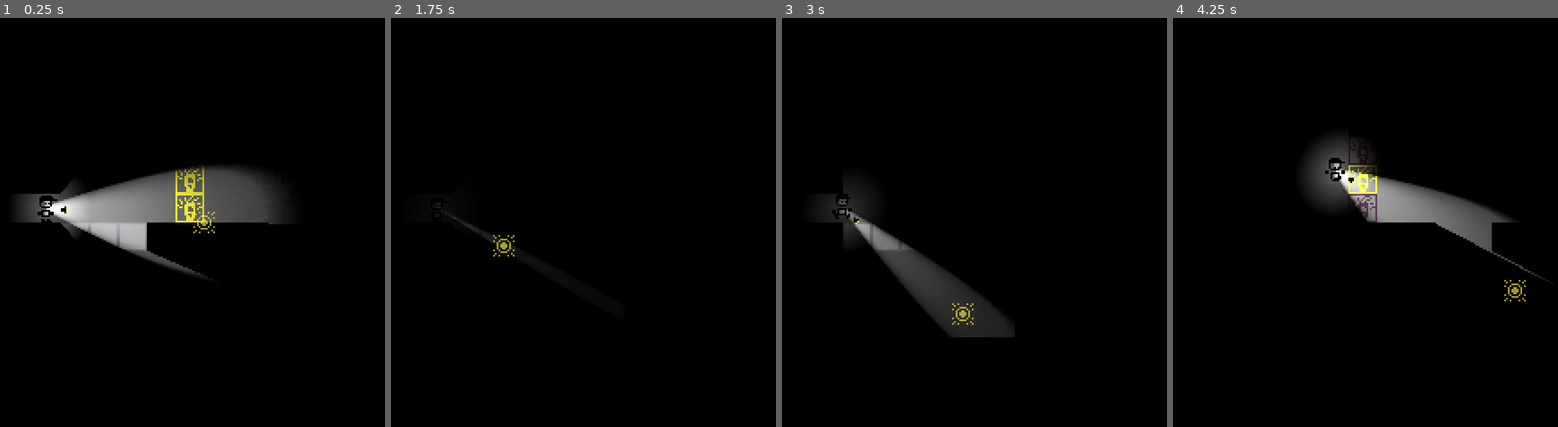
Above: before the commit, frames 1-4 (left to right).
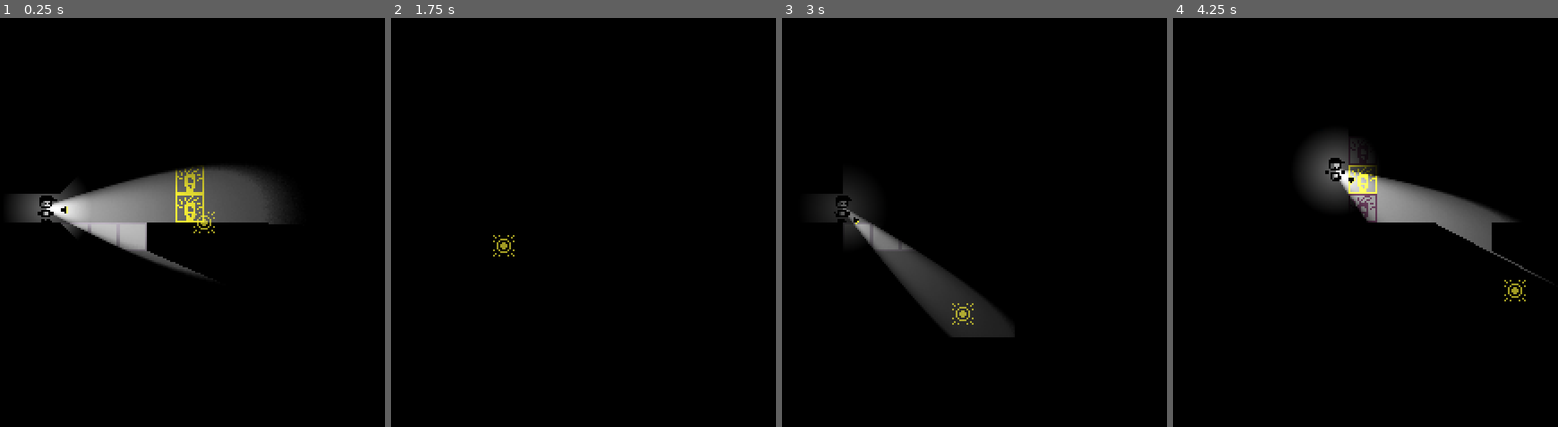
Above: after the commit, the same moments.

Repository: DylanPerry2098/ScreenTear
Game: Godot game, scene res://scenes/levels/test_room.tscn
Same seed, same stepped clock (60 frames per second), same inputs: the game is played once before the commit and once after it.
Inputs (mouse positions are in pixels of both pictures, inside the frame that each line leads up to):
- Up to frame 1 (0.25 s): no input
- Up to frame 2 (1.75 s): move the mouse to (695, 197) at 0.52 s; hold D (move_right) from 0.53 s (still down); tap E (interact) at 0.6 s; tap Space (jump) at 0.77, 1.52 s; move the mouse to (502, 247) at 1.27 s; tap F (turn_off_flashlight) at 1.35 s
- Up to frame 3 (3 s): move the mouse to (1032, 120) at 2.02 s; release D (move_right) at 2.03 s; hold A (move_left) 2.03-2.78 s; tap E (interact) at 2.1 s; move the mouse to (962, 312) at 2.77 s; hold D (move_right) from 2.78 s (still down); tap F (turn_off_flashlight) at 2.85 s
- Up to frame 4 (4.25 s): keep holding D (move_right); tap Space (jump) at 3.02, 3.77 s; tap Enter at 3.5 s; move the mouse to (1515, 292) at 3.52 s; tap E (interact) at 3.6 s

The runs differ from the first frame. In frame 1, less than 0.1% of the frame differs, in the area x 17-20%, y 39-54%; in frame 2, 0.2%, in the area x 11-33%, y 45-57%; in frame 3, 0.2%; in frame 4, less than 0.1%.

Commit message:
death sequence

Diff:
--- a/scenes/characters/player.tscn
+++ b/scenes/characters/player.tscn
@@ -227,9 +227,8 @@
 
 [node name="Illumination" type="PointLight2D" parent="LightCenter" unique_id=612784230]
 unique_name_in_owner = true
-position = Vector2(1.5, 0)
 rotation = -3.1415925
-scale = Vector2(0.18611793, 0.2064088)
+scale = Vector2(0.2, 0.2)
 shadow_enabled = true
 shadow_color = Color(0, 0, 0, 0.74509805)
 texture = ExtResource("11_2l4js")
--- a/scripts/player/player.gd
+++ b/scripts/player/player.gd
@@ -19,6 +19,8 @@
 @export var state_land: State
 
 static var player_instance: Player
+
+var dying := false
 
 var frames_off_floor := 0
 var _flashlight_turned_off := false
@@ -75,7 +77,7 @@
 	move_and_slide()
 
 	if !_flashlight_turned_off and state_machine.input_handler.flashlight_pressed():
-		_flashlight_off()
+		flashlight_off()
 
 func _process(delta: float) -> void:
 	state_machine.update(delta)
@@ -96,7 +98,7 @@
 	light_emit_tween.tween_property(%Illumination, "energy", _illumination_start_energy, 0.25)
 	flashlight_width_tween.tween_property(%Flashlight, "scale", Vector2(1,1), 0.25)
 
-func _flashlight_off():
+func flashlight_off():
 	_flashlight_turned_off = true
 	var flashlight_tween = create_tween()
 	var light_emit_tween = create_tween()
@@ -108,3 +110,23 @@
 	await flashlight_tween.finished
 	await get_tree().create_timer(0.5).timeout
 	SceneManager.change_scenes(SceneManager.MainScene.SAME)
+
+
+func death():
+	dying = true
+	_flashlight_turned_off = true
+	var flashlight_tween = create_tween()
+
+	var flashlight_width_tween = create_tween()
+	var red_light_tween = create_tween()
+	flashlight_tween.tween_property(%Flashlight.get_child(0), "energy", 0.0, 0.25)
+	flashlight_width_tween.tween_property(%Flashlight, "scale", Vector2(1,0), 0.25)
+	red_light_tween.tween_property(%Illumination, "color", Color(1,0,0,1), 0.25)
+
+	await flashlight_tween.finished
+
+	var light_emit_tween = create_tween()
+	light_emit_tween.tween_property(%Illumination, "energy", 0.0, 0.25)
+	await light_emit_tween.finished
+	await get_tree().create_timer(0.5).timeout
+	SceneManager.change_scenes(SceneManager.MainScene.SAME)
--- a/scripts/stalker/enemy_stalker.gd
+++ b/scripts/stalker/enemy_stalker.gd
@@ -12,5 +12,5 @@
 	frozen = b
 
 func _on_body_entered(body: Node) -> void:
-	if body is Player:
-		body._flashlight_off()
+	if body is Player and !body.dying:
+		body.death()
